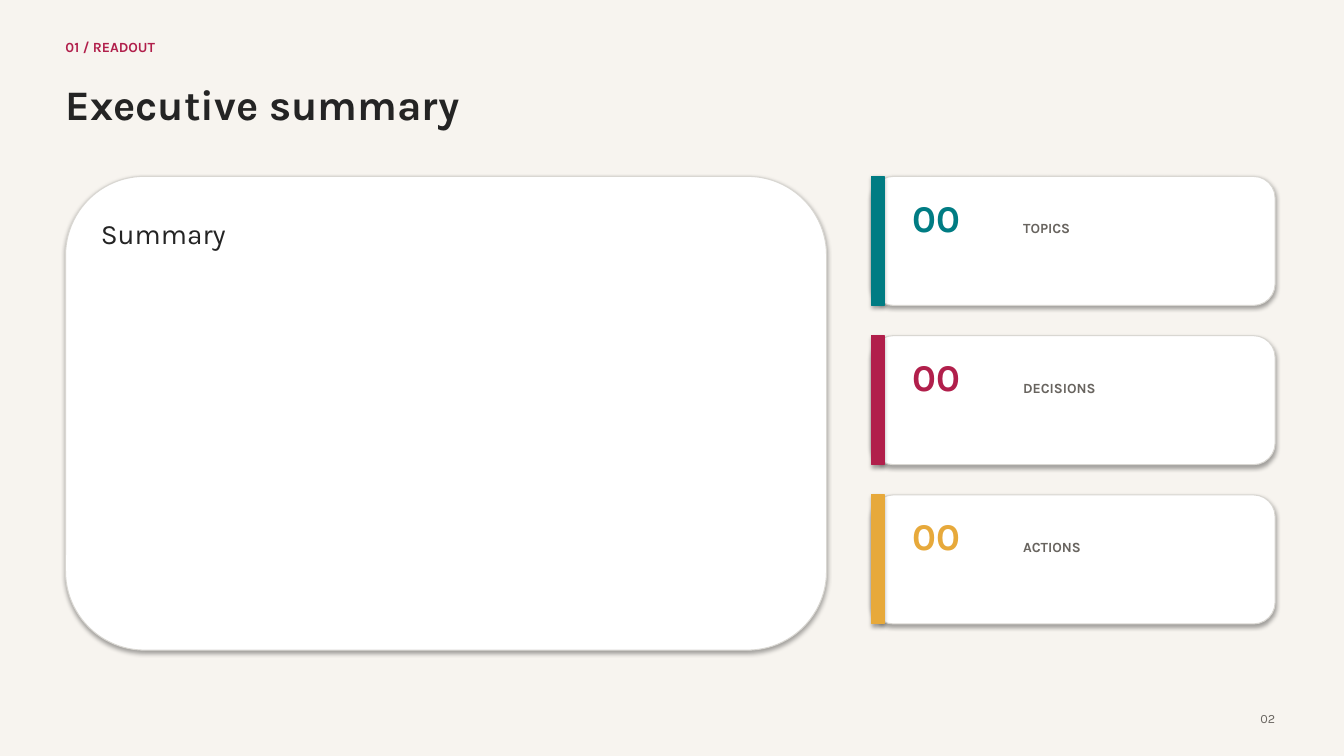
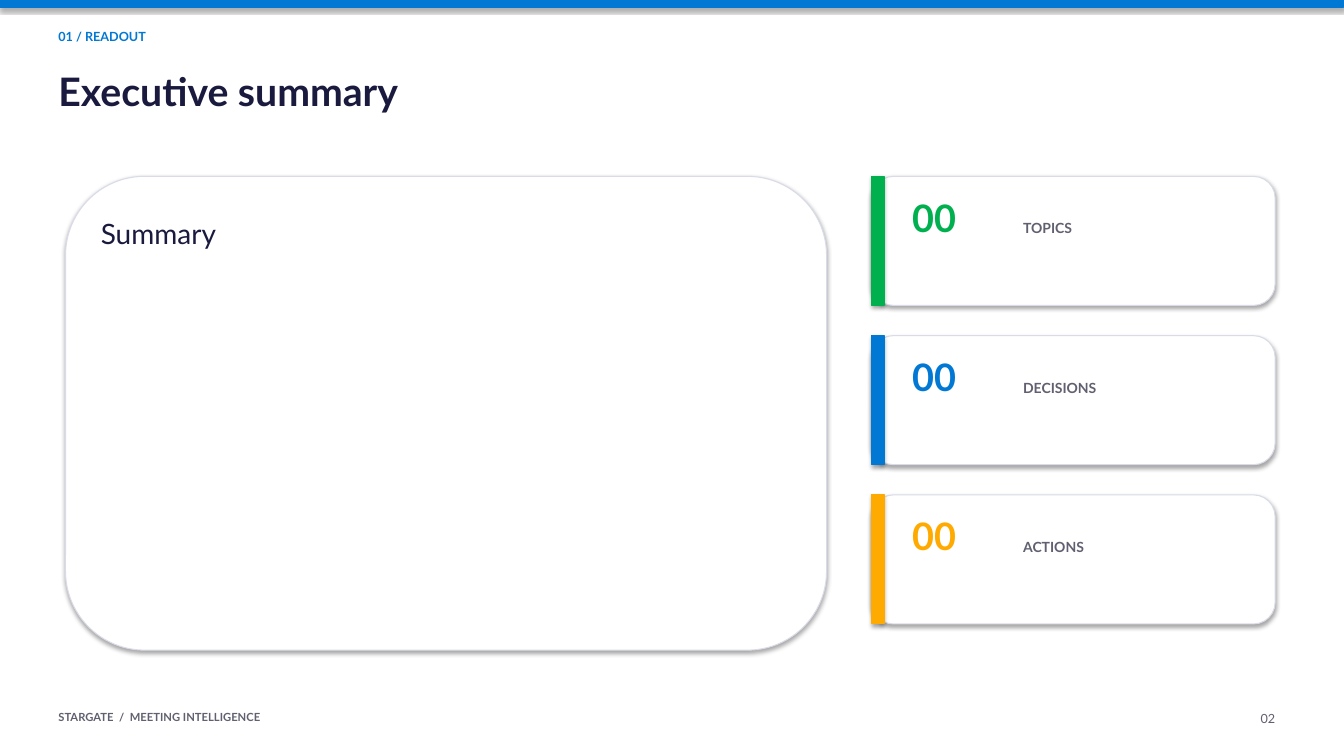
Before and after one commit to david-xinyuwei/david-share, a slide deck: slide 2 of Agents/Meeting-Agent/src/meeting_agent/templates/meeting-agent-template.pptx. Drawn at 1344x756 pixels with LibreOffice and Linux fonts; fonts in the diff are those of the drawing. Boxes give left, top, right and bottom in pixels: in the first picture for what was removed or moved away, otherwise in the second. Text is boxed around its words. In the diff, an @@ line names an element or a change of style, - is before the commit and + after.

Commit message:
feat: add key-only Meeting Agent workflow

```diff
--- a/Agents/Meeting-Agent/src/meeting_agent/templates/meeting-agent-template.pptx
+++ b/Agents/Meeting-Agent/src/meeting_agent/templates/meeting-agent-template.pptx
@@ background #F7F4EF to #FFFFFF @@
@@ rectangle added at [0, 0, 1344, 7], fill #0078D4, outline #0078D4 0.75 pt @@
@@ text "01 / READOUT": place and size @@
-text "01 / READOUT" at [65, 42, 155, 52]
+text "01 / READOUT" at [58, 31, 146, 41]
@@ text "01 / READOUT" at [58, 31, 146, 41]: size 10 to 9 pt, font Karla to Lato, text colour #B11F4B to #0078D4 @@
@@ text "Executive summary": place and size @@
-text "Executive summary" at [65, 90, 459, 131]
+text "Executive summary" at [58, 77, 398, 113]
@@ text "Executive summary" at [58, 77, 398, 113]: size 30 to 28 pt, font Karla to Lato, text colour #242424 to #1A1A3E @@
@@ rectangle at [872, 176, 884, 306]: fill #007C83 to #00B04F; outline #007C83 0.75 pt to #00B04F 0.75 pt @@
@@ text "00" at [912, 204, 956, 233]: font Karla to Lato, text colour #007C83 to #00B04F @@
@@ text "Summary" at [101, 223, 216, 249]: font Karla to Lato, text colour #242424 to #1A1A3E @@
@@ rectangle at [872, 336, 884, 465]: fill #B11F4B to #0078D4; outline #B11F4B 0.75 pt to #0078D4 0.75 pt @@
@@ text "00" at [912, 363, 956, 392]: font Karla to Lato, text colour #B11F4B to #0078D4 @@
@@ outline #D9D7D2 0.75 pt to #D9DCE8 0.75 pt in 4 elements at [66, 176, 827, 650], [872, 176, 1275, 306], [872, 336, 1275, 465], [872, 495, 1275, 624] @@
@@ rectangle at [872, 495, 884, 624]: fill #E7A93B to #FFAA00; outline #E7A93B 0.75 pt to #FFAA00 0.75 pt @@
@@ text "00" at [912, 522, 956, 551]: font Karla to Lato, text colour #E7A93B to #FFAA00 @@
@@ font Karla to Lato, text colour #68645F to #606070 in 4 elements at [1261, 714, 1276, 723], [1023, 223, 1072, 233], [1023, 383, 1096, 393], [1023, 542, 1084, 552] @@
@@ text added at [58, 713, 260, 721], 8 pt, text #606070, bold @@
+STARGATE / MEETING INTELLIGENCE
```
Also in this commit, not shown: 5 other slides changed, 55 other files.
